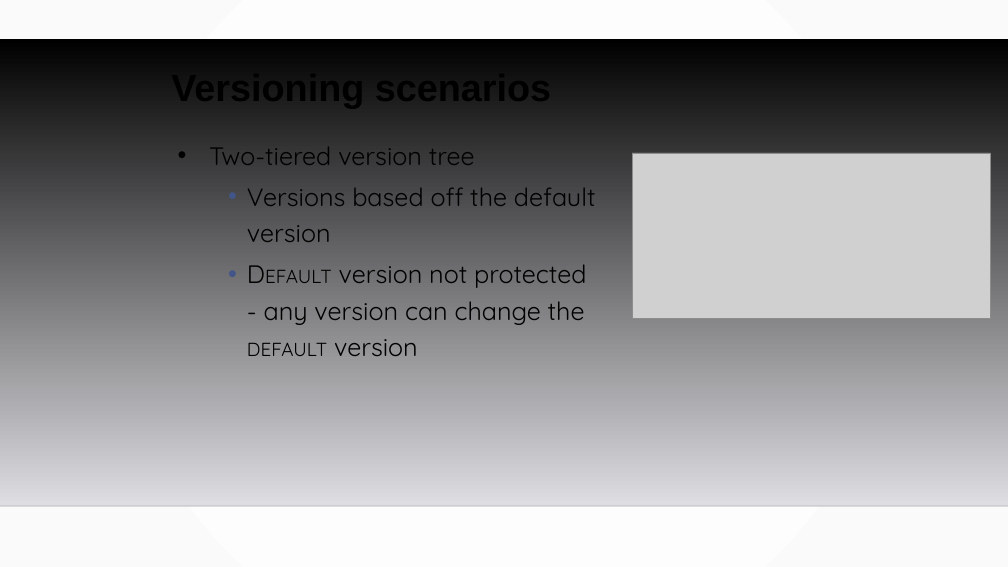
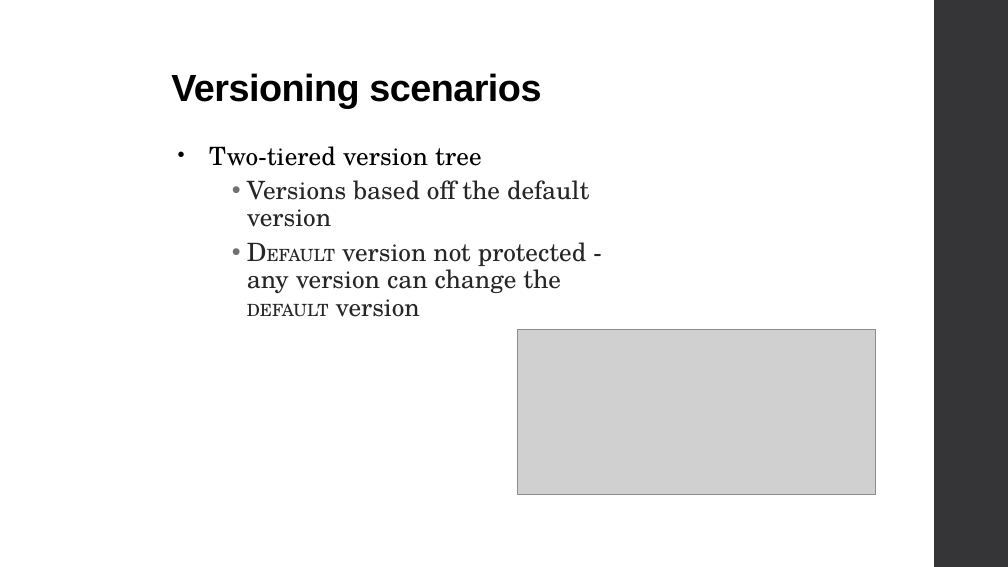
Before and after one commit to MGIS-UMN/GIS5577_week9, a slide deck: slide 17 of Database_Administration.odp. Drawn at 1008x567 pixels with LibreOffice and Linux fonts; fonts in the diff are those of the drawing; grey boxes stand for pictures; background and template pictures are left out. Boxes give left, top, right and bottom in pixels: in the first picture for what was removed or moved away, otherwise in the second. Text is boxed around its words. In the diff, an @@ line names an element or a change of style, - is before the commit and + after.

```diff
--- a/Database_Administration.odp
+++ b/Database_Administration.odp
@@ background gradient #FFFFFF to #FAFAFA to #FFFFFF @@
@@ title "Versioning scenarios" at (171,73,541,108): letter spacing 0 to -0.5 pt @@
@@ freeform shape added at (934,0,1008,567), fill #353537 @@
@@ freeform shape removed at (0,39,1008,506) @@
@@ text "Two-tiered version tree" at (209,146,589,317): font Quicksand to TeX Gyre Schola; letter spacing 0 to 0.1 pt in "Two-tiered version tree"; text colour #000000 to #262626 in "Versions based off the default version", "DEFAULT version not protected - any version ..."; size 18 to 16 pt in "DEFAULT DEFAULT"; more space between paragraphs; indent changed; line spacing 1.2 to 0.9; bullet colour #415588 to #6F6F74 @@
@@ picture: place and size @@
-picture at (632,153,991,318)
+picture at (517,330,876,495)
@@ line removed from (0, 506) to (1008, 506) @@
```
Also in this commit, not shown: 20 other slides changed, 1 other file.
